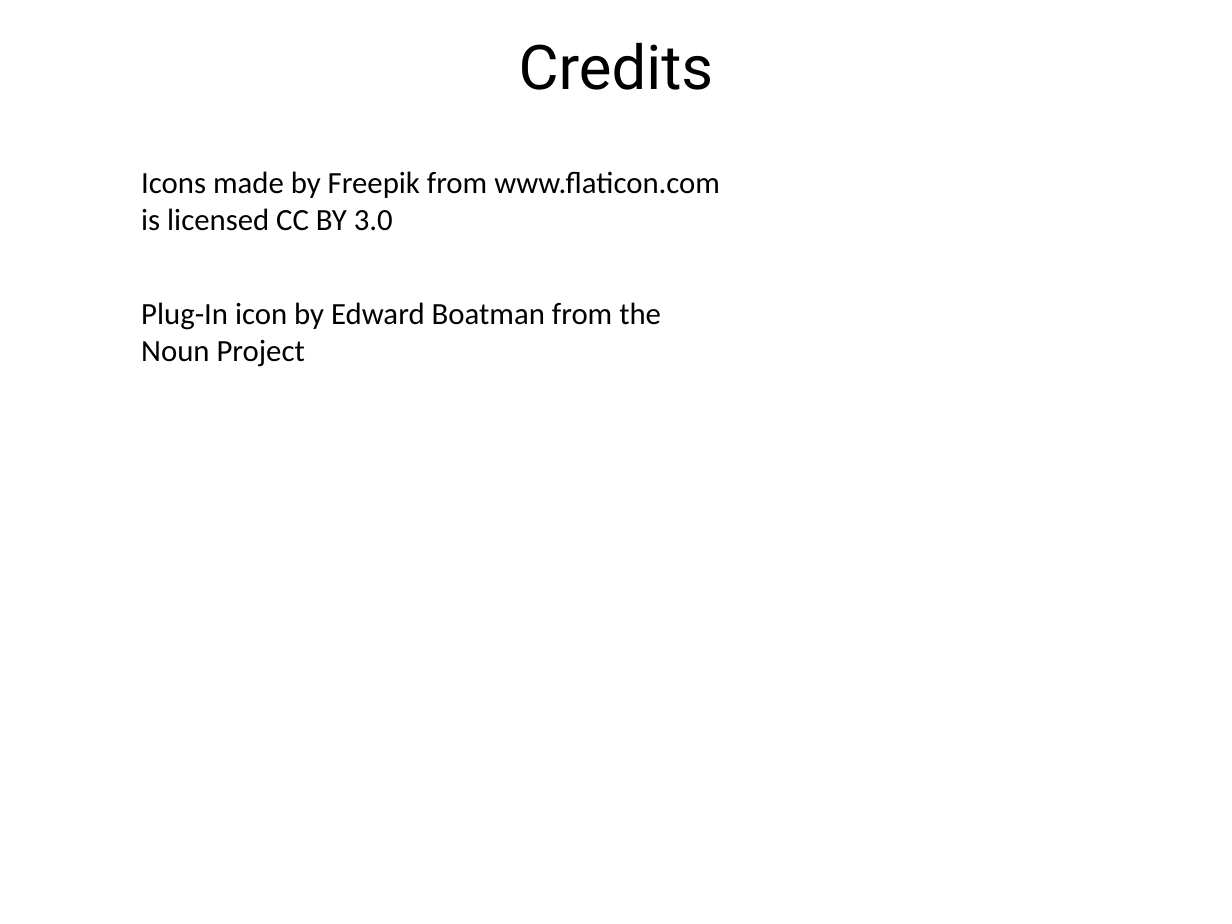
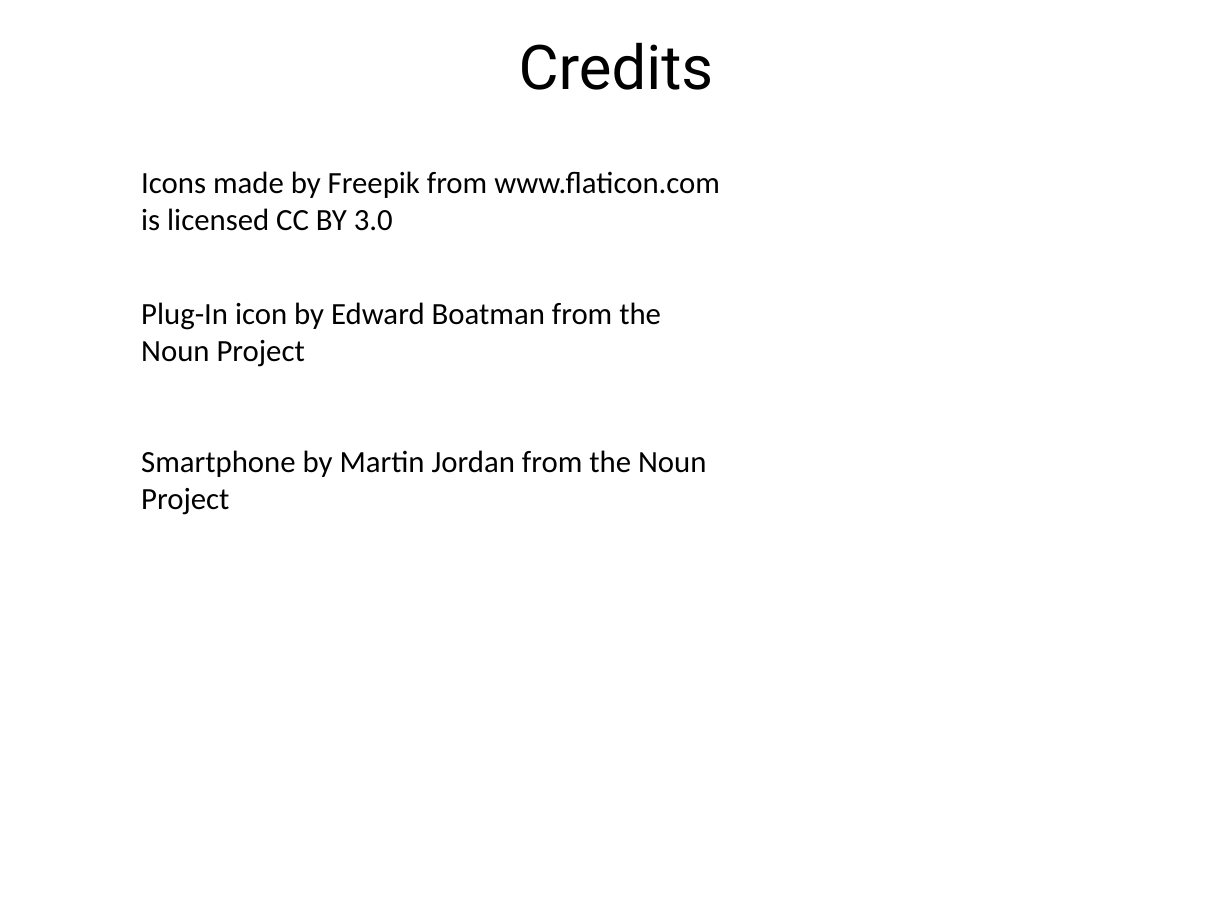
Before and after one commit to alan707/nudgesms, a slide deck: slide 6 of presentation_files/DemoPresentation.pptx. Drawn at 1232x924 pixels with LibreOffice and Linux fonts; fonts in the diff are those of the drawing. Boxes give left, top, right and bottom in pixels: in the first picture for what was removed or moved away, otherwise in the second. Text is boxed around its words. In the diff, an @@ line names an element or a change of style, - is before the commit and + after.

```diff
--- a/presentation_files/DemoPresentation.pptx
+++ b/presentation_files/DemoPresentation.pptx
@@ text added at [141, 450, 706, 515], 18 pt, text #000000 @@
+Smartphone by Martin Jordan from the Noun Project
```
Also in this commit, not shown: 5 other files.
